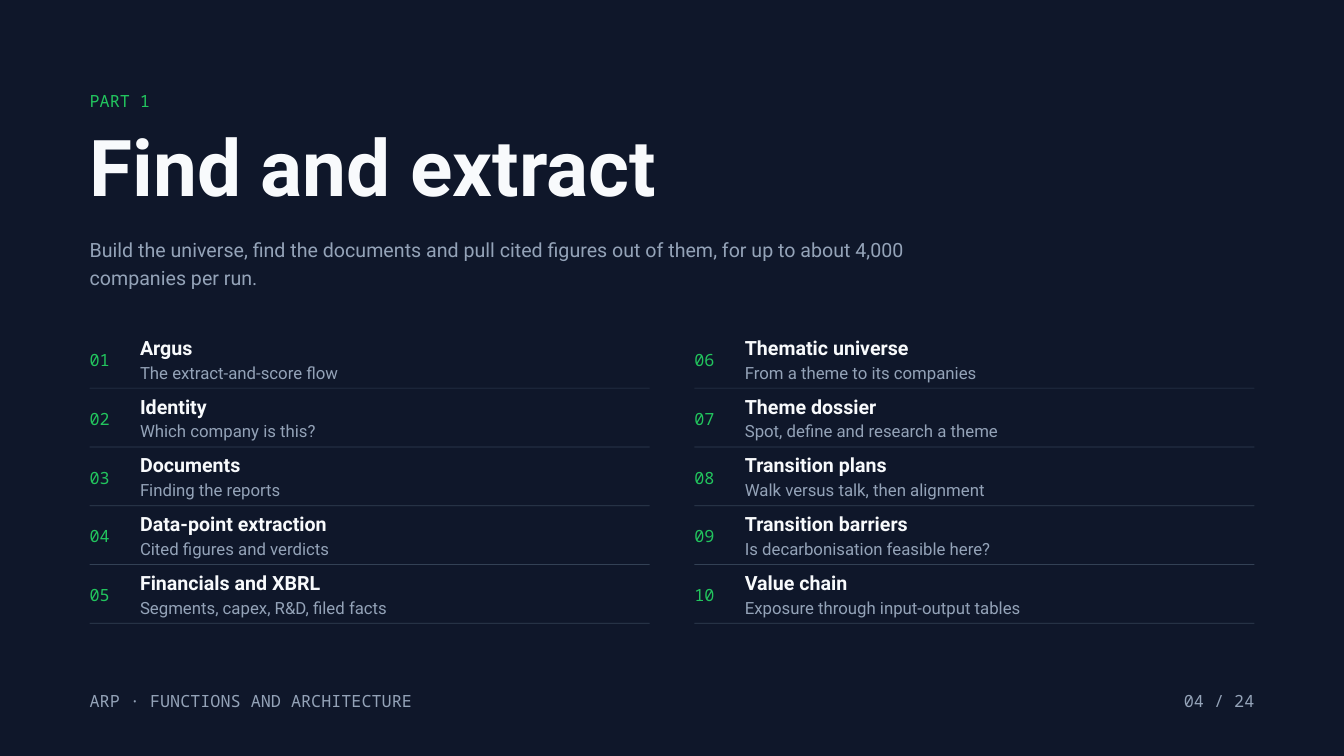
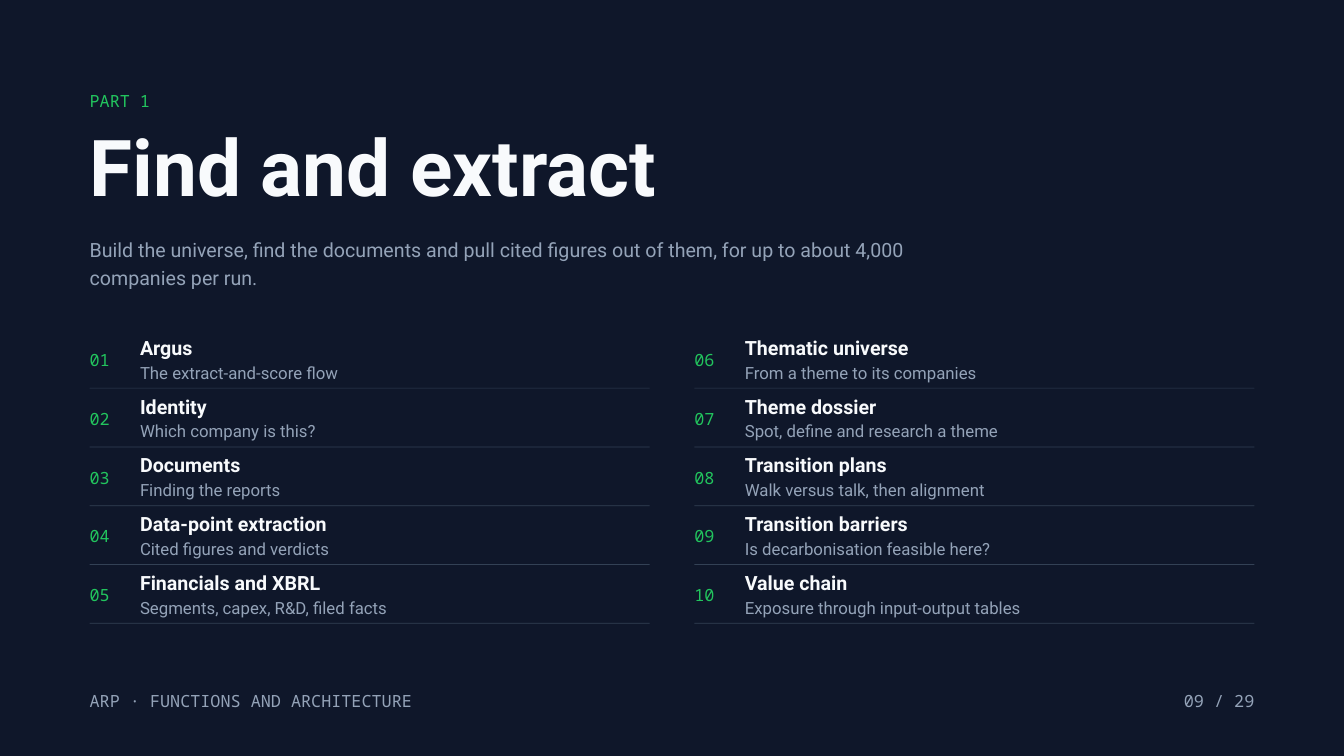
Before and after one commit to kutschersteffen-cmd/Agentic-Research-Pipeline, a slide deck: slide 9 of docs/decks/arp-functions-and-architecture.pptx (slide 4 before the commit). Drawn at 1344x756 pixels with LibreOffice and Linux fonts; fonts in the diff are those of the drawing. Boxes give left, top, right and bottom in pixels: in the first picture for what was removed or moved away, otherwise in the second. Text is boxed around its words. In the diff, an @@ line names an element or a change of style, - is before the commit and + after.

```diff
--- a/docs/decks/arp-functions-and-architecture.pptx
+++ b/docs/decks/arp-functions-and-architecture.pptx
@@ text at (1184, 695, 1254, 707): text changed @@
-04 / 24
+09 / 29
```
Also in this commit, not shown: 22 other slides changed, 5 slides added.
